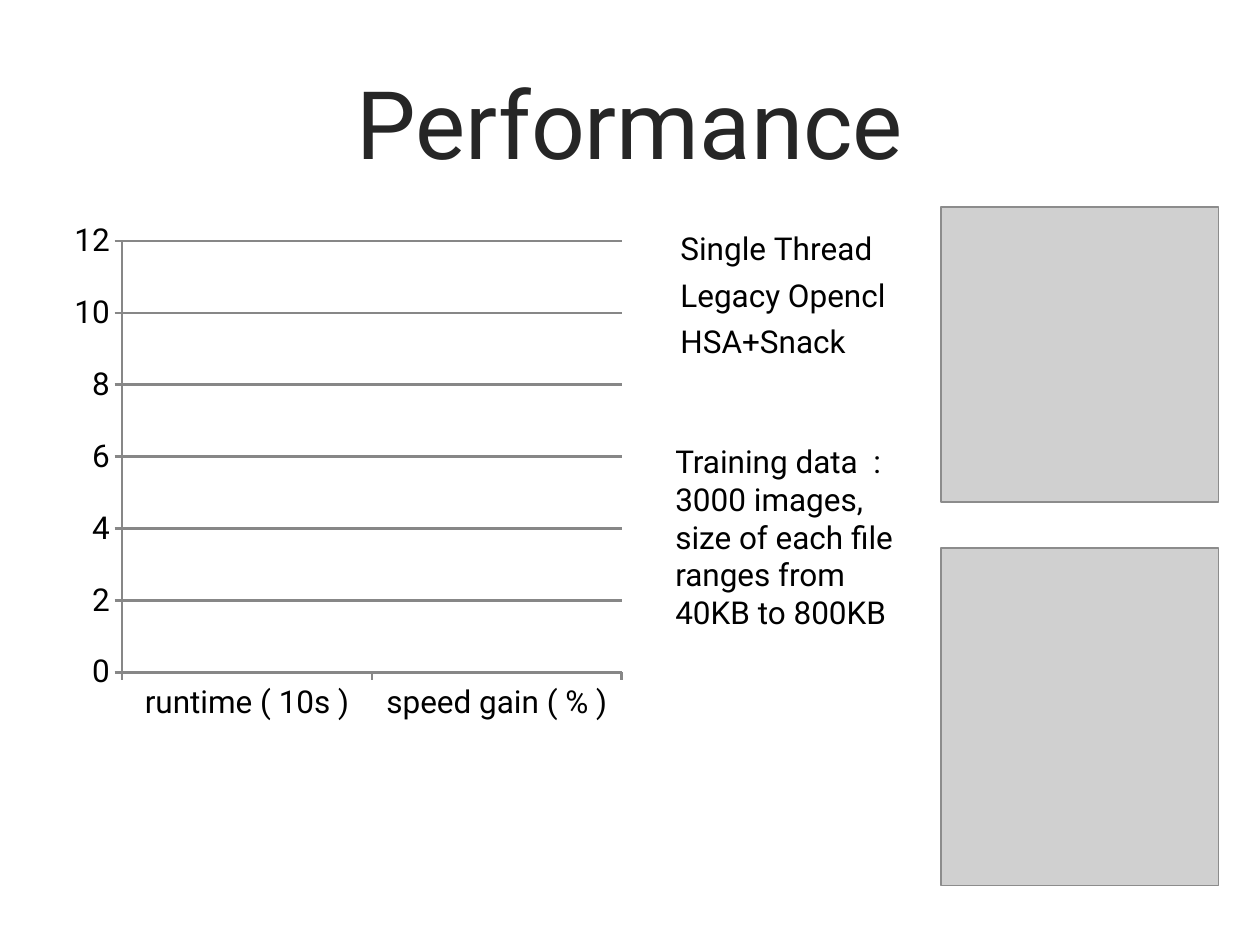
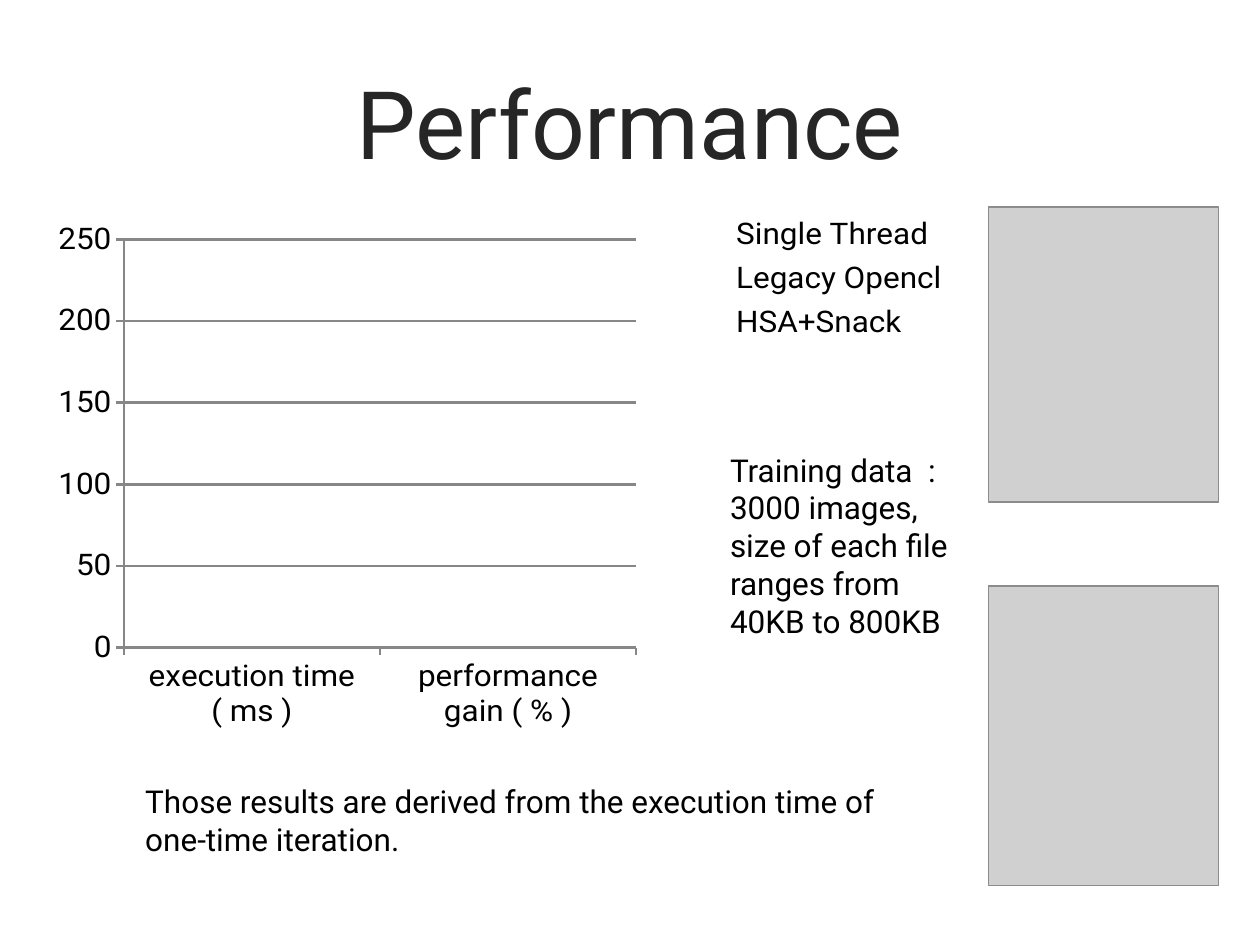
Before and after one commit to liujames/hsa-cyl, a slide deck: slide 4 of doc/hsacyl_v1.pptx. Drawn at 1260x945 pixels with LibreOffice and Linux fonts; fonts in the diff are those of the drawing; grey boxes stand for pictures; background and template pictures are left out. Boxes give left, top, right and bottom in pixels: in the first picture for what was removed or moved away, otherwise in the second. Text is boxed around its words. In the diff, an @@ line names an element or a change of style, - is before the commit and + after.

Commit message:
ppt_v2

```diff
--- a/doc/hsacyl_v1.pptx
+++ b/doc/hsacyl_v1.pptx
@@ column chart at [55, 207, 964, 728] @@
-categories: runtime ( 10s ), speed gain ( % )
+categories: execution time ( ms ), performance gain ( % )
-Single Thread: 9.6, 0
+Single Thread: 60, -
-Legacy Opencl : 1.3, 7.4
+Legacy Opencl : 70, 86
-HSA+Snack: 4.5, 2.1
+HSA+Snack: 30, 200
@@ column chart: place and size @@
-column chart at [55, 207, 941, 728]
+column chart at [55, 207, 964, 728]
@@ picture: place and size @@
-picture at [941, 207, 1218, 501]
+picture at [989, 207, 1220, 501]
@@ text "Training data : 3000 images, ...": place and size @@
-text "Training data : 3000 images, ..." at [675, 449, 893, 625]
+text "Training data : 3000 images, ..." at [730, 458, 948, 634]
@@ picture: place and size @@
-picture at [941, 548, 1218, 886]
+picture at [989, 586, 1220, 886]
@@ text added at [145, 789, 874, 852], 18 pt, text #000000 @@
+Those results are derived from the execution time of one-time iteration.
```
Also in this commit, not shown: 1 other file.
